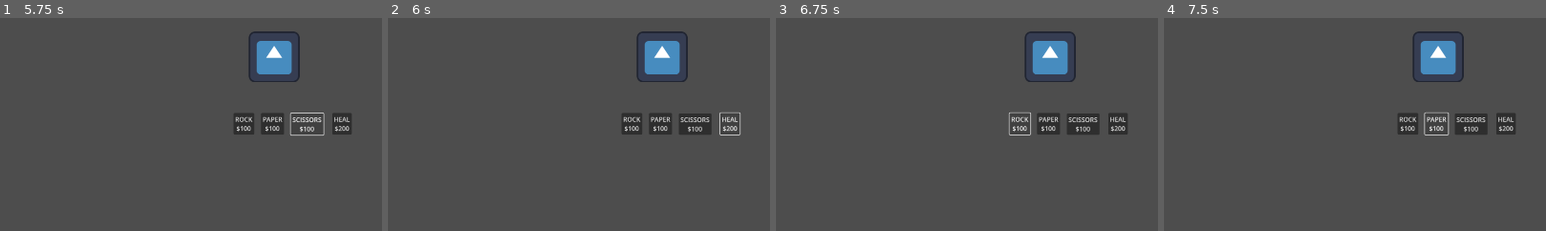
Above: before the commit, frames 1-4 (left to right).
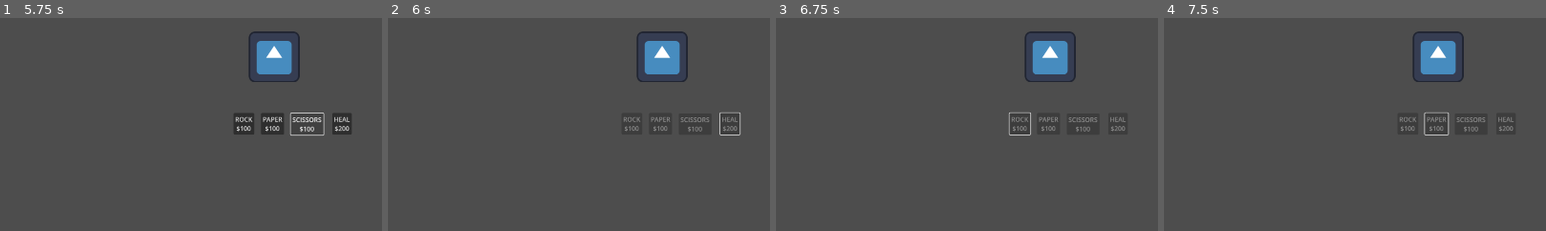
Above: after the commit, the same moments.

Repository: We-Are-Gamers/LD54
Game: Godot game, scene res://ads/game_scene.tscn
Same seed, same stepped clock (60 frames per second), same inputs: the game is played once before the commit and once after it. The engine's default icon, where the game draws it, is replaced by a stand-in: a white triangle on a blue panel in a dark square.
Inputs (mouse positions are % of the whole screen's width and height, from its top left):
- Up to frame 1 (5.75 s): click "ROCK $100" at 0.5 s; click "PAPER $100" at 1.25 s; click "SCISSORS $100" at 2 s; click "HEAL $200" at 2.75 s; click "ROCK $100" at 3.5 s; click "PAPER $100" at 4.25 s; click "SCISSORS $100" at 5 s
- Up to frame 2 (6 s): click "HEAL $200" at 5.75 s
- Up to frame 3 (6.75 s): click (82, 61) at 6.5 s, where only the run before the commit has a clickable "ROCK $100"
- Up to frame 4 (7.5 s): click (86, 61) at 7.25 s, where only the run before the commit has a clickable "PAPER $100"
The pictures show only the part of the screen within x 50-100%, y 36-86%; the shares and areas given below are measured in that part.

Frame 1 is identical in both runs. In frame 2, 0.4% of the frame differs, in the area x 61-92%, y 46-54%; in frame 3, 0.4%; in frame 4, 0.4%.

Commit message:
disable button when balance is too low

Diff:
--- a/rpg/player.gd
+++ b/rpg/player.gd
@@ -79,4 +79,8 @@
 	return power * cost_multiplier
 
 func _on_balance_updated(balance):
-	print(balance)
+	for type in types:
+		var btn = type_button[type] as Button
+		btn.disabled = false
+		if get_cost(type_power[type]) > balance:
+			btn.disabled = true
